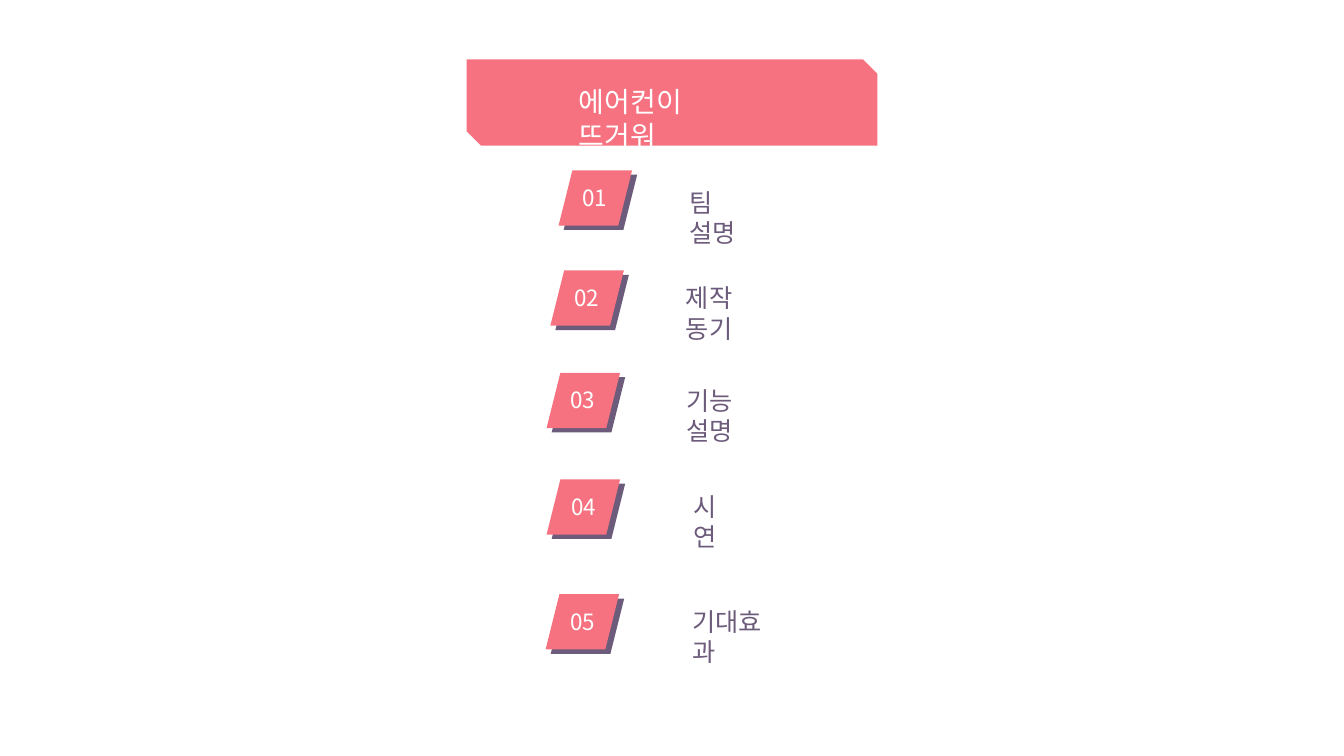
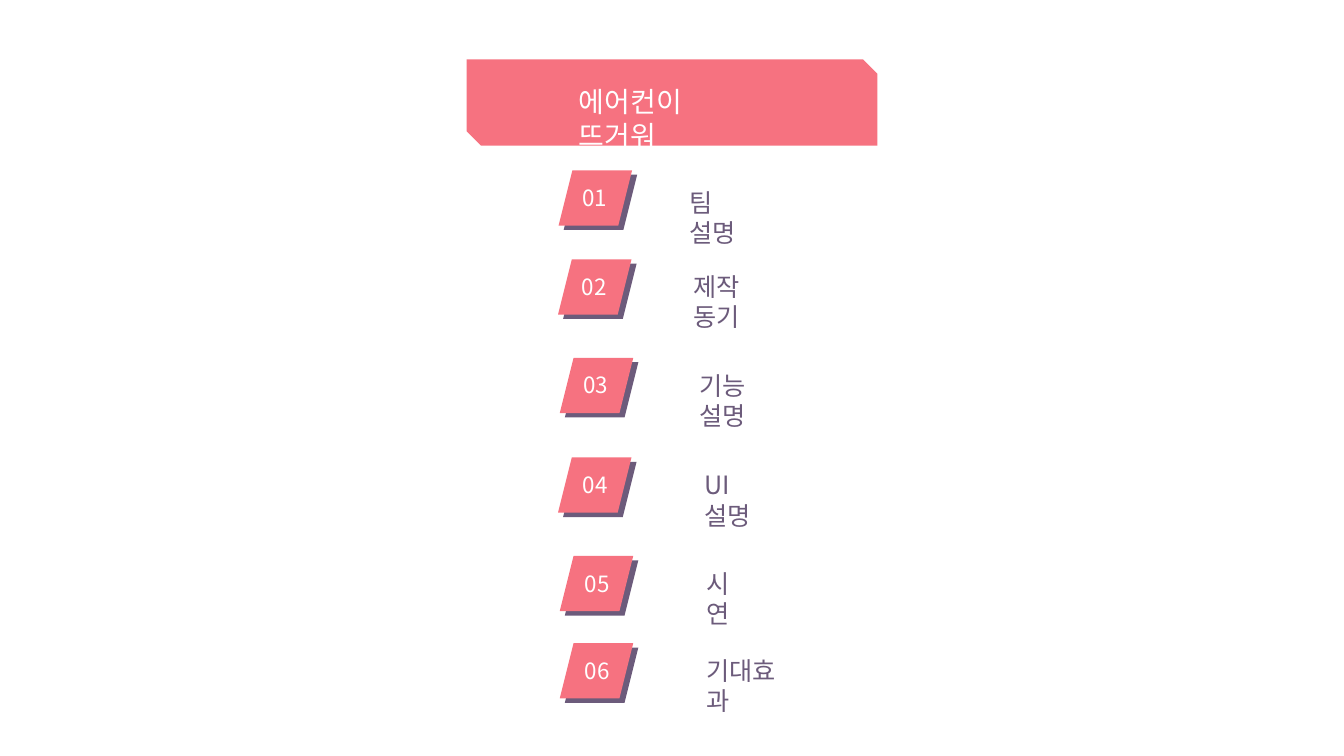
Before and after one commit to dgsw-2019-hackathon/J_B_H_AirConditioner, a slide deck: slide 2 of pptFile/ppt.pptx. Drawn at 1344x756 pixels with LibreOffice and Linux fonts; fonts in the diff are those of the drawing. Boxes give left, top, right and bottom in pixels: in the first picture for what was removed or moved away, otherwise in the second. Text is boxed around its words. In the diff, an @@ line names an element or a change of style, - is before the commit and + after.

```diff
--- a/pptFile/ppt.pptx
+++ b/pptFile/ppt.pptx
@@ parallelogram: place and size @@
-parallelogram at [551,270,624,326]
+parallelogram at [559,259,632,315]
@@ parallelogram: place and size @@
-parallelogram at [556,275,629,331]
+parallelogram at [564,264,637,320]
@@ text "02": place and size @@
-text "02" at [574,289,599,306]
+text "02" at [582,278,607,295]
@@ text "제작 동기": place and size @@
-text "제작 동기" at [686,286,732,340]
+text "제작 동기" at [694,275,740,328]
@@ 2 texts, 2 parallelograms: place and size @@
-2 texts, 2 parallelograms at [546,373,732,442]
+2 texts, 2 parallelograms at [560,358,746,427]
@@ parallelogram: place and size @@
-parallelogram at [546,480,620,535]
+parallelogram at [559,458,632,513]
@@ parallelogram: place and size @@
-parallelogram at [552,484,625,539]
+parallelogram at [564,462,637,517]
@@ text "04": place and size @@
-text "04" at [571,498,596,515]
+text "04" at [583,476,608,493]
@@ text added at [705,475,751,527], 18 pt, text #6C5B7B @@
+UI 설명
@@ 2 parallelograms, 1 text: place and size @@
-2 parallelograms, 1 text at [545,595,624,654]
+2 parallelograms, 1 text at [560,557,638,616]
@@ text "시연": place and size @@
-text "시연" at [693,495,716,548]
+text "시연" at [706,572,729,625]
@@ parallelogram added at [560,643,633,699], fill #F67280 @@
@@ parallelogram added at [565,648,638,704], fill #6C5B7B @@
@@ text "기대효과": place and size @@
-text "기대효과" at [692,610,762,663]
+text "기대효과" at [706,659,776,712]
@@ text added at [585,662,610,679], 16 pt, text #FFFFFF @@
+06
```
Also in this commit, not shown: 1 other slide changed, 14 slides added, 1 other file.
